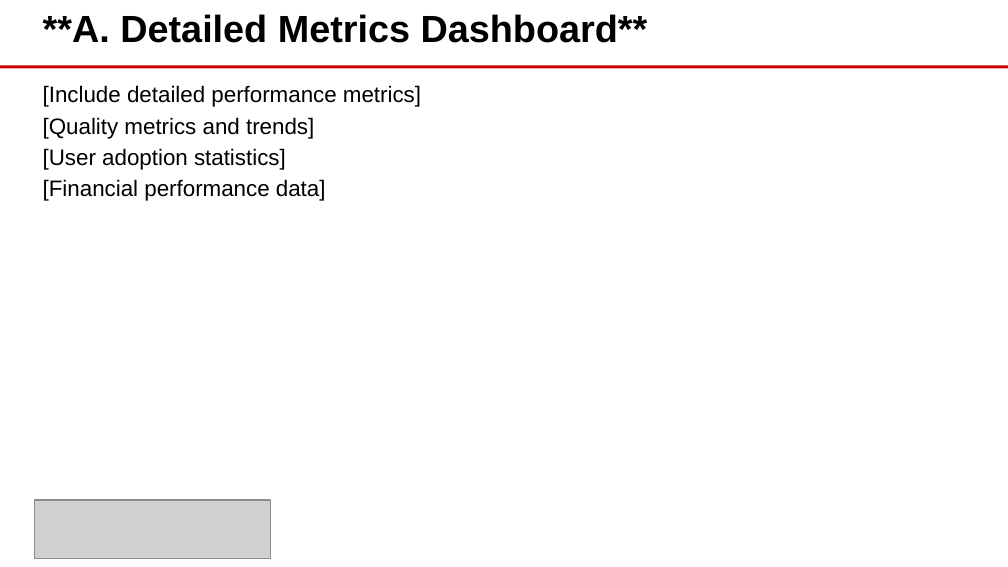
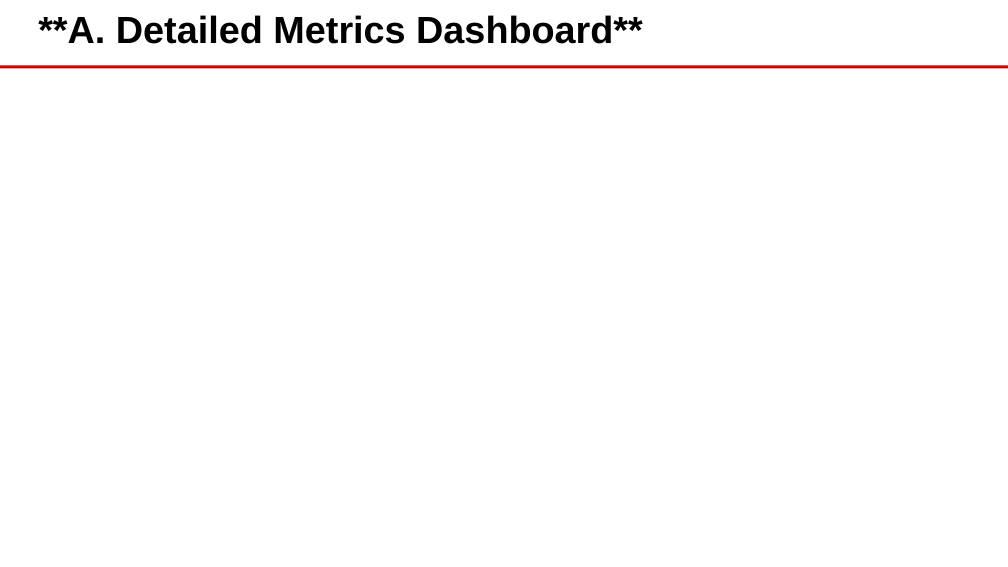
Before and after one commit to eoframework/solutions, a slide deck: slide 33 of solution-template/sample-provider/sample-category/sample-solution/delivery/closeout-presentation.pptx (slide 34 before the commit). Drawn at 1008x567 pixels with LibreOffice and Linux fonts; fonts in the diff are those of the drawing; grey boxes stand for pictures; background and template pictures are left out. Boxes give left, top, right and bottom in pixels: in the first picture for what was removed or moved away, otherwise in the second. Text is boxed around its words. In the diff, an @@ line names an element or a change of style, - is before the commit and + after.

```diff
--- a/solution-template/sample-provider/sample-category/sample-solution/delivery/closeout-presentation.pptx
+++ b/solution-template/sample-provider/sample-category/sample-solution/delivery/closeout-presentation.pptx
@@ text "**A. Detailed Metrics Dashboard**": place and size @@
-text "**A. Detailed Metrics Dashboard**" at bbox=[43, 14, 648, 43]
+text "**A. Detailed Metrics Dashboard**" at bbox=[38, 15, 643, 44]
@@ text removed at bbox=[43, 85, 421, 201] @@
-[Include detailed performance metrics]
-[Quality metrics and trends]
-[User adoption statistics]
-[Financial performance data]
@@ picture removed at bbox=[34, 500, 270, 558] @@
```
Also in this commit, not shown: 32 other slides changed, 3 slides added, 4 slides removed, 16 other files.
